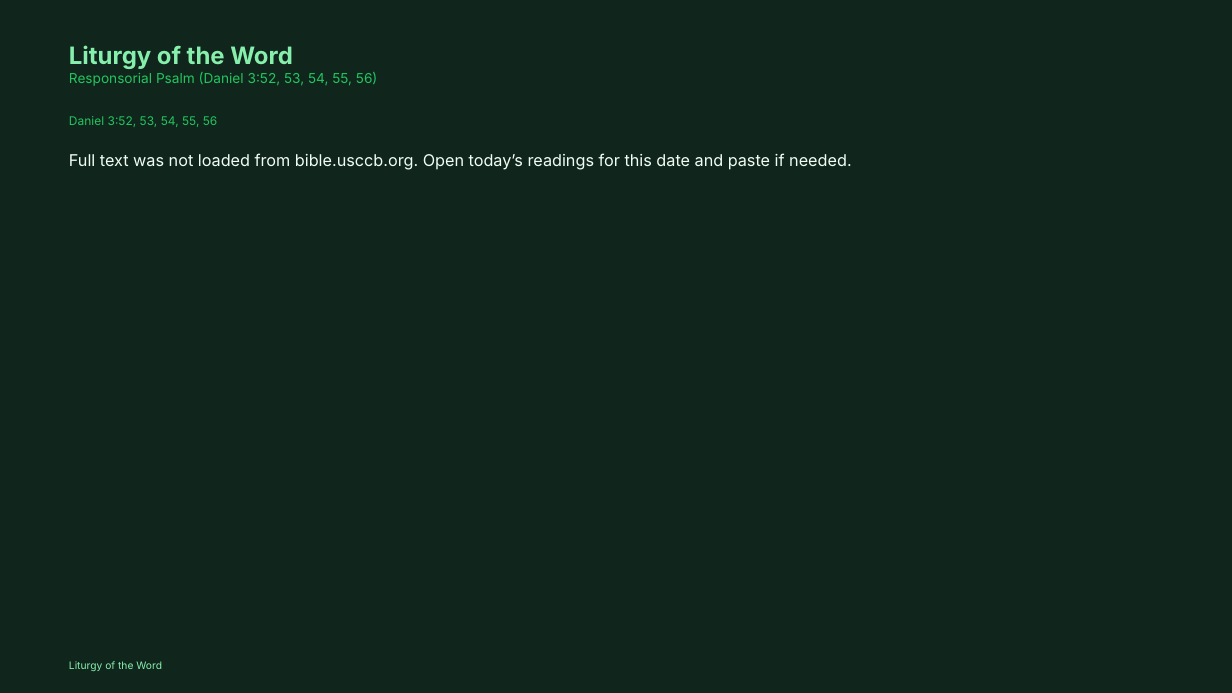
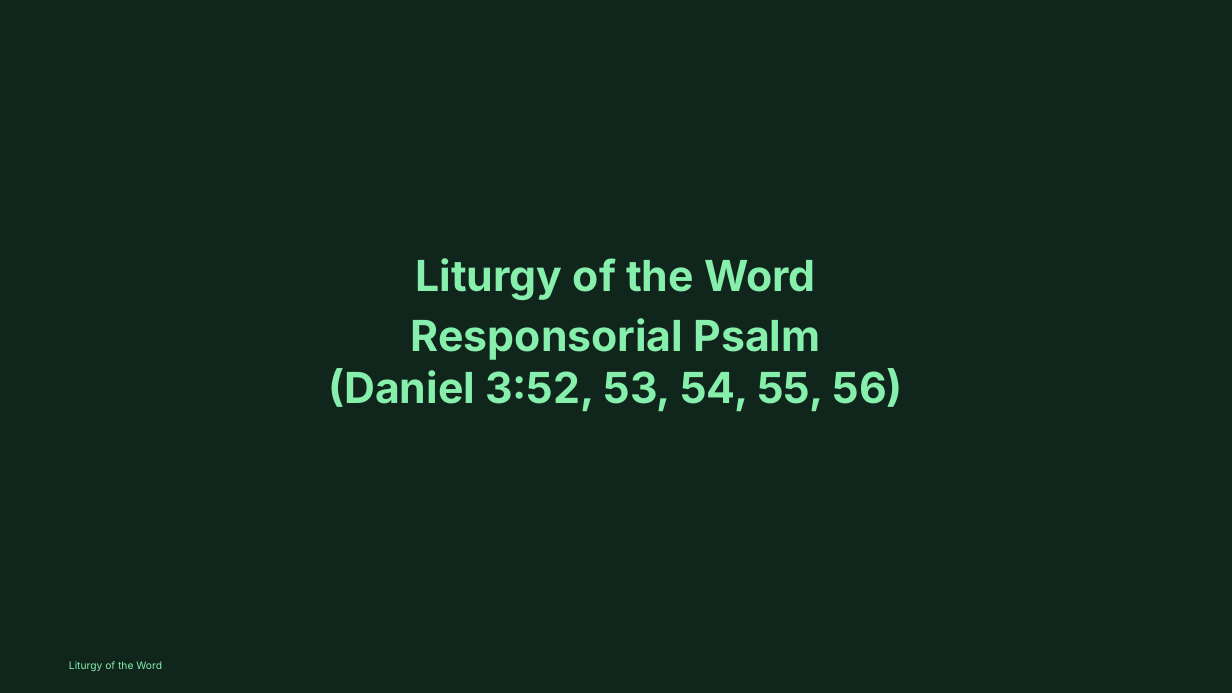
Before and after one commit to divinogabriel9/verbum, a slide deck: slide 20 of outputs/GFCC31May2026_OrdinaryTime.pptx (slide 21 before the commit). Drawn at 1232x693 pixels with LibreOffice and Linux fonts; fonts in the diff are those of the drawing. Boxes give left, top, right and bottom in pixels: in the first picture for what was removed or moved away, otherwise in the second. Text is boxed around its words. In the diff, an @@ line names an element or a change of style, - is before the commit and + after.

```diff
--- a/outputs/GFCC31May2026_OrdinaryTime.pptx
+++ b/outputs/GFCC31May2026_OrdinaryTime.pptx
@@ text "Liturgy of the Word" at (328, 258, 903, 412): size 28 to 50 pt in "Liturgy of the Word"; size 16 to 50 pt, text colour #22C55E to #86EFAC, bold on in "Responsorial Psalm (Daniel 3:52, 53, 54, 55, ..."; alignment left to centre; more space between paragraphs; vertical alignment top to middle @@
@@ text removed at (69, 116, 218, 127) @@
-Daniel 3:52, 53, 54, 55, 56
@@ text removed at (69, 153, 851, 170) @@
-Full text was not loaded from bible.usccb.org. Open today’s readings for this date and paste if needed.
```
Also in this commit, not shown: 3 other slides changed, 7 slides removed, 5 other files.
